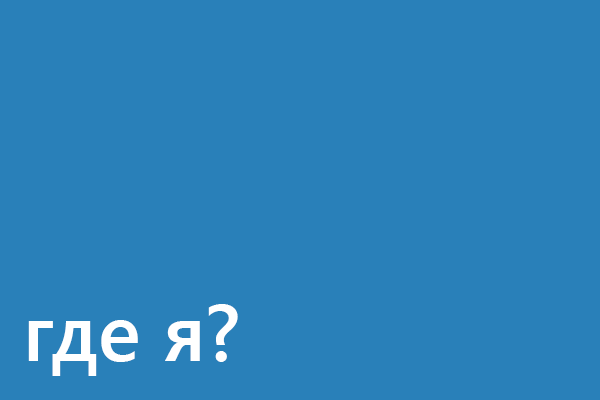
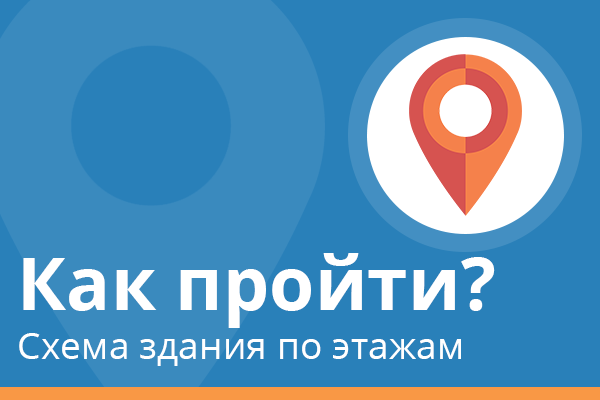
Layers edited between the first and the second w=600, h=400 image:
added group "Как пройти" with 9 layers over [0, 0, 600, 400]
added group "icon" (2nd of 2, in "Как пройти") with 3 layers in group "Как пройти" over [348, 18, 582, 252]
added layer "Layer 2" (1st of 2, in "Как пройти" › "icon") in group "icon" over [409, 54, 522, 216]
added layer "Ellipse 1" (2nd of 2, in "Как пройти" › "icon") in group "icon" over [367, 37, 564, 234]
added layer "Ellipse 1 copy" (2nd of 2, in "Как пройти" › "icon") (12%) in group "icon" over [348, 18, 582, 252]
added layer "Схема здания по этажам" in group "Как пройти" over [19, 333, 461, 366]
renamed "где я?" to "Как пройти?", moved it into group "Как пройти", painted on it over [23, 253, 495, 376]
added layer "Layer 1" (2nd of 2, in "Как пройти") in group "Как пройти" over [0, 387, 600, 400]
added layer "Layer 2" (2nd of 2, in "Как пройти") (8%) in group "Как пройти" over [0, 0, 325, 400]
renamed "Background" to "Layer 0", moved it into group "Как пройти" over [0, 0, 600, 400]
